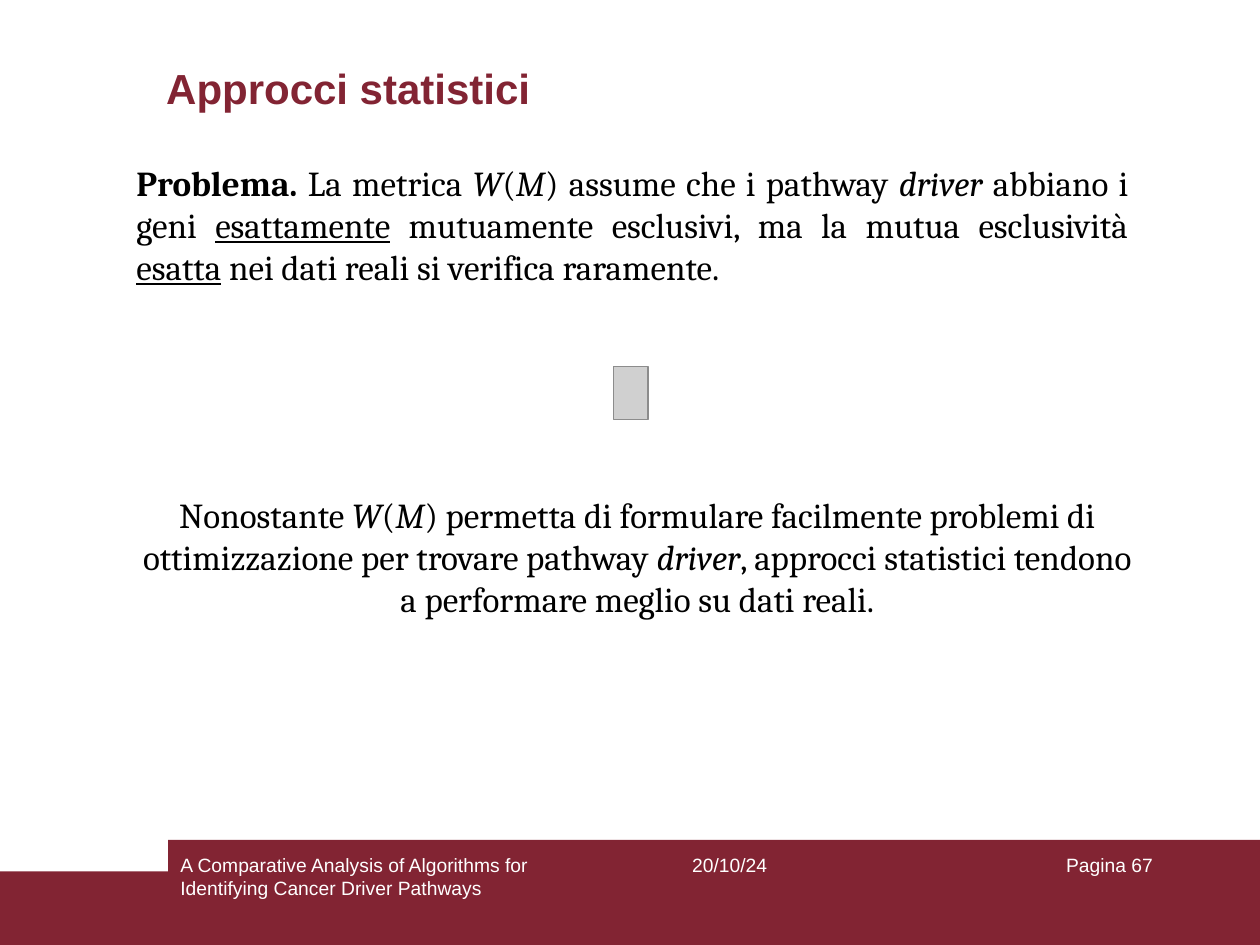
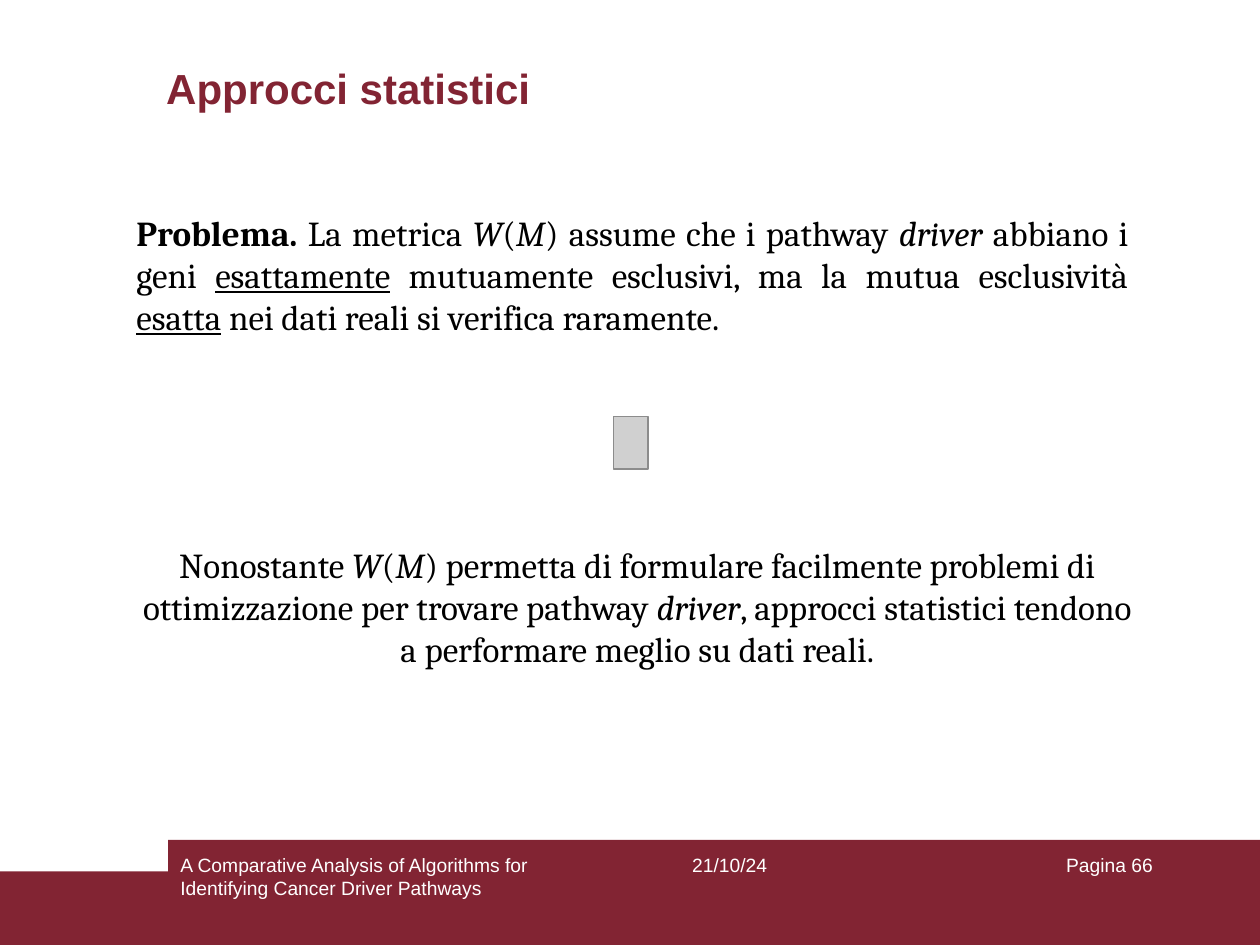
Before and after one commit to aflaag/bsc-thesis, a slide deck: slide 66 of presentation/slides.odp (slide 67 before the commit). Drawn at 1260x945 pixels with LibreOffice and Linux fonts; fonts in the diff are those of the drawing; grey boxes stand for pictures. Boxes give left, top, right and bottom in pixels: in the first picture for what was removed or moved away, otherwise in the second. Text is boxed around its words. In the diff, an @@ line names an element or a change of style, - is before the commit and + after.

```diff
--- a/presentation/slides.odp
+++ b/presentation/slides.odp
@@ 2 texts, 1 picture: place and size @@
-2 texts, 1 picture at (136, 171, 1132, 620)
+2 texts, 1 picture at (136, 221, 1132, 670)
@@ text at (692, 858, 767, 873): text changed @@
-20/10/24
+21/10/24
@@ page number at (1066, 858, 1152, 876): text changed @@
-Pagina 67
+Pagina 66
```
Also in this commit, not shown: 75 other slides changed, 1 slide removed, 6 other files.
